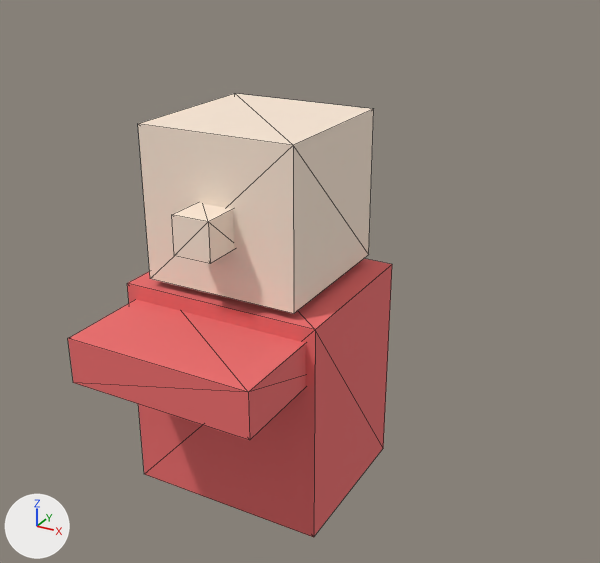
An edit to the glTF model tests/e2e/fixtures/mk8-pack/models/racers/mario.glb, drawn before and after from the same camera.
Before and after are seen from a 50 mm camera at (1.067, -1.737, 1.469) aimed at (0.13, -0.034, 0.617). The lights are fixed; the arrows at lower left show +X, +Y and +Z. The first picture is the older version. Mesh edges are drawn as thin lines. Vertices at exactly the same position are counted once.

The older version as bpy lines, for what is in view:
```python
me_figure = bpy.data.meshes.new('figure')
me_figure.from_pydata(...)  # a box spanning x -0.275..0.275, y -0.225..0.225, z 0.0..0.6, material slot 0; a box spanning x -0.25..0.25, y -0.475..-0.125, z 0.44..0.56, material slot 0; a box spanning x -0.21..0.21, y -0.21..0.21, z 0.62..1.02, material slot 1; a box spanning x -0.05..0.05, y -0.31..-0.19, z 0.75..0.85, material slot 1
me_figure.materials.append(mat_material_0)  # red #ed6c6c
me_figure.materials.append(mat_material_1)  # pale yellow #fdead7
ob_figure = bpy.data.objects.new('figure', me_figure)
ob_figure.location = (0.0, 0.0, 0.0)
```
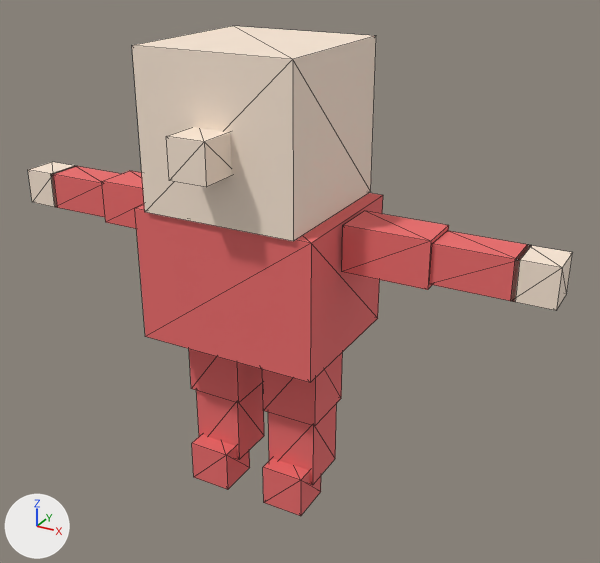
What differs and where, as boxes (x1, y1, x2, y2) in the pictures (600 x 563 px; the box of a moved part takes in the faces that stretch with it):
'figure', reshaped (68% wider, 10% taller)
    before: (68, 93, 392, 537)
    after: (28, 26, 573, 516)
part 1 of me_figure, added (red)
    after: (135, 193, 383, 383)
part 2 of me_figure, added (red)
    after: (342, 211, 449, 290)
part 3 of me_figure, added (red)
    after: (429, 231, 532, 301)
part 4 of me_figure, added (red)
    after: (262, 353, 342, 426)
part 5 of me_figure, added (red)
    after: (268, 404, 337, 485)
part 6 of me_figure, added (red)
    after: (263, 458, 321, 516)
part 7 of me_figure, added (red)
    after: (102, 171, 144, 229)
part 8 of me_figure, added (red)
    after: (51, 166, 120, 217)
part 9 of me_figure, added (red)
    after: (189, 349, 262, 403)
part 10 of me_figure, added (red)
    after: (196, 383, 264, 460)
part 11 of me_figure, added (red)
    after: (192, 435, 250, 490)
part 12 of me_figure, moved or reshaped
    before: (138, 93, 374, 314)
    after: (132, 26, 376, 241)
part 13 of me_figure, moved or reshaped
    before: (172, 203, 234, 264)
    after: (166, 127, 232, 187)
part 14 of me_figure, added (pale yellow)
    after: (511, 245, 573, 310)
part 15 of me_figure, added (pale yellow)
    after: (28, 162, 76, 207)
part 16 of me_figure, deleted (red)
    before: (127, 259, 392, 537)
part 17 of me_figure, deleted (red)
    before: (68, 299, 306, 440)

The change, as a list of edits to the scene's bpy script:
```text
Change me_figure:
    used by ob_figure; location = (0.0, 0.0, 0.0)
    remove me_figure.from_pydata(...)  # 32 vertices, 48 faces; spans x -0.275..0.275, y -0.475..0.225, z 0.0..1.02
    add me_figure.from_pydata(...)  # 120 vertices, 180 faces; spans x -0.77..0.77, y -0.31..0.21, z -0.045..1.2
    me_figure part 1: a new loose piece, a box spanning x -0.25..0.25, y -0.2..0.2, z 0.44..0.8, in mat_material_0 (red #ed6c6c)
    me_figure part 2: a new loose piece, a box spanning x 0.26..0.48, y -0.06..0.06, z 0.68..0.8, in mat_material_0 (red #ed6c6c)
    me_figure part 3: a new loose piece, a box spanning x 0.48..0.68, y -0.05..0.05, z 0.69..0.79, in mat_material_0 (red #ed6c6c)
    me_figure part 4: a new loose piece, a box spanning x 0.04..0.2, y -0.08..0.08, z 0.23..0.45, in mat_material_0 (red #ed6c6c)
    me_figure part 5: a new loose piece, a box spanning x 0.05..0.19, y -0.07..0.07, z 0.03..0.23, in mat_material_0 (red #ed6c6c)
    me_figure part 6: a new loose piece, a box spanning x 0.06..0.18, y -0.12..0.0, z -0.045..0.075, in mat_material_0 (red #ed6c6c)
    me_figure part 7: a new loose piece, a box spanning x -0.48..-0.26, y -0.06..0.06, z 0.68..0.8, in mat_material_0 (red #ed6c6c)
    me_figure part 8: a new loose piece, a box spanning x -0.68..-0.48, y -0.05..0.05, z 0.69..0.79, in mat_material_0 (red #ed6c6c)
    me_figure part 9: a new loose piece, a box spanning x -0.2..-0.04, y -0.08..0.08, z 0.23..0.45, in mat_material_0 (red #ed6c6c)
    me_figure part 10: a new loose piece, a box spanning x -0.19..-0.05, y -0.07..0.07, z 0.03..0.23, in mat_material_0 (red #ed6c6c)
    me_figure part 11: a new loose piece, a box spanning x -0.18..-0.06, y -0.12..0.0, z -0.045..0.075, in mat_material_0 (red #ed6c6c)
    me_figure part 12: the loose piece of 8 vertices spanning x -0.21..0.21, y -0.21..0.21, z 0.62..1.02 is moved by (0.0, 0.0, 0.18)
    me_figure part 13: the loose piece of 8 vertices spanning x -0.05..0.05, y -0.31..-0.19, z 0.75..0.85 is moved by (0.0, 0.0, 0.18)
    me_figure part 14: a new loose piece, a box spanning x 0.67..0.77, y -0.05..0.05, z 0.69..0.79, in mat_material_1 (pale yellow #fdead7)
    me_figure part 15: a new loose piece, a box spanning x -0.77..-0.67, y -0.05..0.05, z 0.69..0.79, in mat_material_1 (pale yellow #fdead7)
    me_figure part 16: the loose piece of 8 vertices spanning x -0.275..0.275, y -0.225..0.225, z 0.0..0.6 is deleted
    me_figure part 17: the loose piece of 8 vertices spanning x -0.25..0.25, y -0.475..-0.125, z 0.44..0.56 is deleted
```
